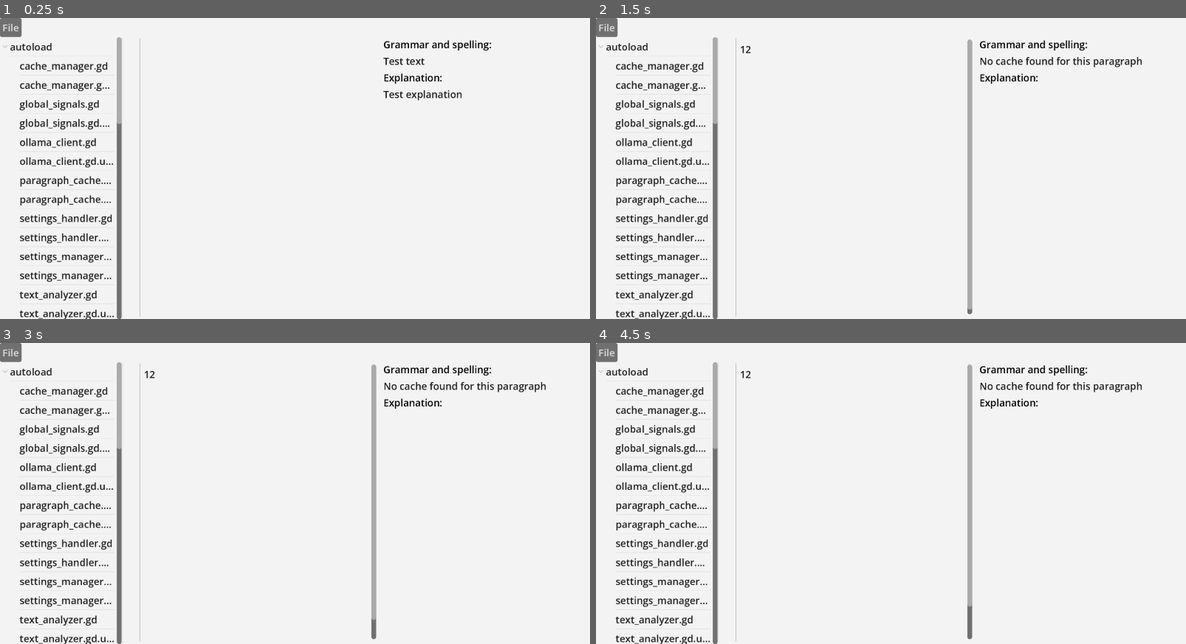
Above: before the commit, frames 1-4 (two rows, left to right).
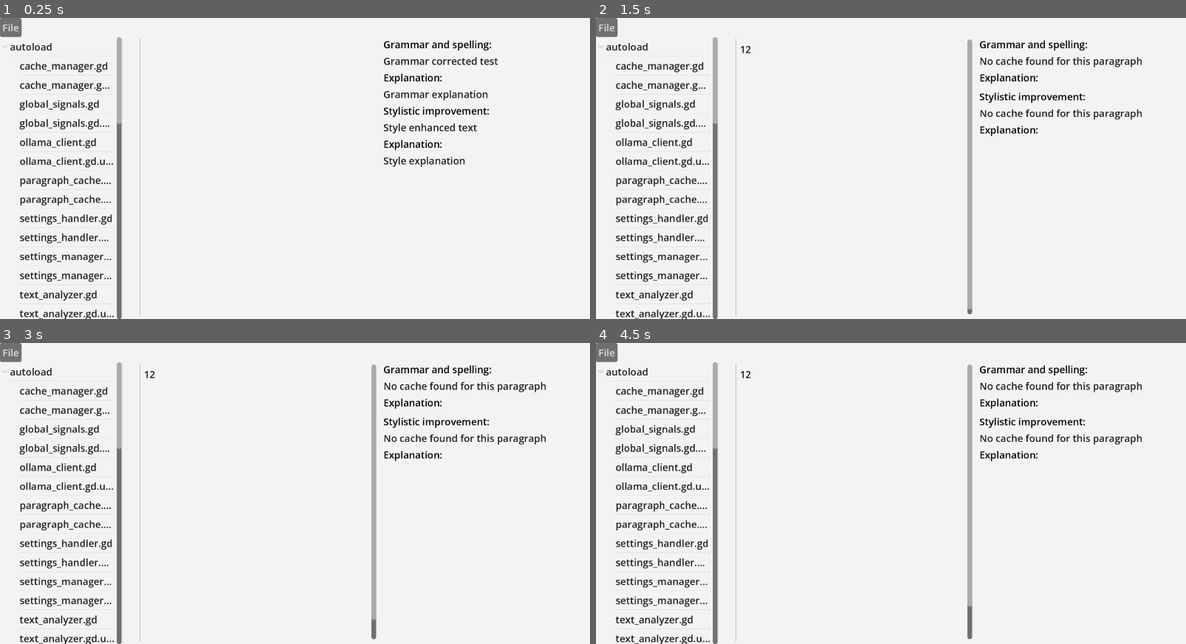
Above: after the commit, the same moments.

Repository: olafjanssen/snorfeld
Game: Godot game, scene res://scenes/editor.tscn
Same seed, same stepped clock (60 frames per second), same inputs: the game is played once before the commit and once after it.
Inputs (mouse positions are in pixels of both pictures, inside the frame that each line leads up to):
- Up to frame 1 (0.25 s): no input
- Up to frame 2 (1.5 s): click (855, 177) at 0.52 s; type "12" at 0.6 s; tap Enter at 1.25 s
- Up to frame 3 (3 s): tap Space at 2 s; tap Enter at 2.75 s
- Up to frame 4 (4.5 s): tap Space at 3.5 s; tap Enter at 4.25 s

The runs differ from the first frame. In frame 1, 1.3% of the frame differs, in the area x 64-85%, y 12-50%; in frame 2, 0.7%; in frame 3, 0.7%; in frame 4, 0.7%.

Commit message:
Add style enhancement suggestions

Diff:
--- a/autoload/paragraph_cache.gd
+++ b/autoload/paragraph_cache.gd
@@ -108,19 +108,29 @@
 
 # Creates a cache file for a paragraph with analysis results
 func _create_cache_file(path: String, paragraph: String) -> bool:
-	# Use TextAnalyzer to get corrections and explanations
-	var analysis_result = await TextAnalyzer.analyze_text(paragraph)
+	# Use TextAnalyzer to get grammar corrections
+	var grammar_result = await TextAnalyzer.analyze_grammar(paragraph)
+	# Use TextAnalyzer to get stylistic improvements
+	var style_result = await TextAnalyzer.analyze_style(paragraph)
 
-	# Write cache file with original, corrected version, and explanation
+	# Write cache file with original, grouped analysis results
 	var file := FileAccess.open(path, FileAccess.WRITE)
 	if file:
 		var data := {
 			"paragraph_hash": _hash_paragraph_md5(paragraph),
 			"source": "",
 			"original_text": paragraph,
-			"corrected_text": analysis_result.get("corrected_text", paragraph),
-			"explanation": analysis_result.get("explanation", ""),
-			"llm_model": analysis_result.get("model", "unknown"),
+			"analyses": {
+				"grammar": {
+					"corrected": grammar_result.get("corrected", paragraph),
+					"explanation": grammar_result.get("explanation", "")
+				},
+				"style": {
+					"enhanced": style_result.get("enhanced", paragraph),
+					"explanation": style_result.get("explanation", "")
+				}
+			},
+			"llm_model": grammar_result.get("model", "unknown"),
 			"cached_at": Time.get_unix_time_from_system()
 		}
 		var json_str := JSON.stringify(data)
--- a/autoload/text_analyzer.gd
+++ b/autoload/text_analyzer.gd
@@ -1,9 +1,9 @@
 extends Node
 # Text analyzer for generating corrections and explanations using LLM
 
-# Analyzes text and returns corrections with explanations
-func analyze_text(paragraph: String) -> Dictionary:
-	print("[TextAnalyzer] Generating LLM response for paragraph...")
+# Analyzes text for grammar/spelling corrections
+func analyze_grammar(paragraph: String) -> Dictionary:
+	print("[TextAnalyzer] Generating grammar LLM response for paragraph...")
 	# Call Ollama to get spelling/grammar corrections with explanations
 	var prompt := """
 You are a helpful writing assistant. Analyze the following text and provide:
@@ -20,31 +20,91 @@
 }
 """ % paragraph
 
-	print("[TextAnalyzer] Sending prompt to Ollama (length: %d chars)" % prompt.length())
+	print("[TextAnalyzer] Sending grammar prompt to Ollama (length: %d chars)" % prompt.length())
 	var options := {"temperature": SettingsManager.get_llm_temperature(), "max_tokens": SettingsManager.get_llm_max_tokens()}
 	var llm_response = await OllamaClient.generate_json(SettingsManager.get_llm_model(), prompt, options)
-	print("[TextAnalyzer] Received Ollama response")
+	print("[TextAnalyzer] Received grammar Ollama response")
 
-	var corrected_text := paragraph
-	var explanation := ""
-	var model := SettingsManager.get_llm_model()
+	var corrected_text: String = paragraph
+	var explanation: String = ""
+	var model: String = SettingsManager.get_llm_model()
 
 	if llm_response.get("parsed_json", null) != null:
 		# The OllamaClient.generate_json already parsed the JSON for us
 		var parsed = llm_response["parsed_json"]
-		print("[TextAnalyzer] Parsed JSON: corrected=%s, explanation=%s" % [parsed.get("corrected", ""), parsed.get("explanation", "")])
+		print("[TextAnalyzer] Parsed grammar JSON type: %s" % typeof(parsed))
 		if parsed is Dictionary:
-			if parsed.has("corrected"):
+			print("[TextAnalyzer] Parsed grammar JSON: corrected=%s, explanation=%s" % [parsed.get("corrected", ""), parsed.get("explanation", "")])
+			if parsed.has("corrected") and parsed["corrected"] is String:
 				corrected_text = parsed["corrected"]
-			if parsed.has("explanation"):
+			if parsed.has("explanation") and parsed["explanation"] is String:
 				explanation = parsed["explanation"]
+		else:
+			print("[TextAnalyzer] WARNING: Grammar LLM returned non-Dictionary JSON: %s" % parsed)
 	else:
-		print("[TextAnalyzer] WARNING: LLM response error or not JSON")
+		print("[TextAnalyzer] WARNING: Grammar LLM response error or not JSON")
 		if llm_response.has("error"):
-			print("[TextAnalyzer] LLM Error: %s" % llm_response["error"])
+			print("[TextAnalyzer] Grammar LLM Error: %s" % llm_response["error"])
 
 	return {
-		"corrected_text": corrected_text,
+		"corrected": corrected_text,
 		"explanation": explanation,
 		"model": model
 	}
+
+
+# Analyzes text for stylistic improvements
+func analyze_style(paragraph: String) -> Dictionary:
+	print("[TextAnalyzer] Generating style LLM response for paragraph...")
+	# Call Ollama to get stylistic improvements with explanations
+	var prompt := """
+You are a helpful writing assistant. Analyze the following text and provide:
+1. An enhanced version with improved style, flow, and readability (keep the original meaning)
+2. A brief explanation of the stylistic improvements made
+
+Text to analyze:
+%s
+
+Respond with a JSON object containing 'enhanced' and 'explanation' fields:
+{
+  "enhanced": "[enhanced text]",
+  "explanation": "[brief explanation of stylistic changes]"
+}
+""" % paragraph
+
+	print("[TextAnalyzer] Sending style prompt to Ollama (length: %d chars)" % prompt.length())
+	var options := {"temperature": SettingsManager.get_llm_temperature(), "max_tokens": SettingsManager.get_llm_max_tokens()}
+	var llm_response = await OllamaClient.generate_json(SettingsManager.get_llm_model(), prompt, options)
+	print("[TextAnalyzer] Received style Ollama response")
+
+	var enhanced_text: String = paragraph
+	var explanation: String = ""
+	var model: String = SettingsManager.get_llm_model()
+
+	if llm_response.get("parsed_json", null) != null:
+		# The OllamaClient.generate_json already parsed the JSON for us
+		var parsed = llm_response["parsed_json"]
+		print("[TextAnalyzer] Parsed style JSON type: %s" % typeof(parsed))
+		if parsed is Dictionary:
+			print("[TextAnalyzer] Parsed style JSON: enhanced=%s, explanation=%s" % [parsed.get("enhanced", ""), parsed.get("explanation", "")])
+			if parsed.has("enhanced") and parsed["enhanced"] is String:
+				enhanced_text = parsed["enhanced"]
+			if parsed.has("explanation") and parsed["explanation"] is String:
+				explanation = parsed["explanation"]
+		else:
+			print("[TextAnalyzer] WARNING: Style LLM returned non-Dictionary JSON: %s" % parsed)
+	else:
+		print("[TextAnalyzer] WARNING: Style LLM response error or not JSON")
+		if llm_response.has("error"):
+			print("[TextAnalyzer] Style LLM Error: %s" % llm_response["error"])
+
+	return {
+		"enhanced": enhanced_text,
+		"explanation": explanation,
+		"model": model
+	}
+
+
+# Backward compatible wrapper - analyzes text for grammar corrections
+func analyze_text(paragraph: String) -> Dictionary:
+	return await analyze_grammar(paragraph)
--- a/scenes/paragraph_check.gd
+++ b/scenes/paragraph_check.gd
@@ -1,7 +1,9 @@
 extends Control
 
-@onready var GrammarText: RichTextLabel = $VBoxContainer/GrammarText
-@onready var Explanation: RichTextLabel = $VBoxContainer/Explanation
+@onready var GrammarText: RichTextLabel = $ScrollContainer/VBoxContainer/GrammarText
+@onready var GrammarExplanation: RichTextLabel = $ScrollContainer/VBoxContainer/GrammarExplanation
+@onready var StyleText: RichTextLabel = $ScrollContainer/VBoxContainer/StyleText
+@onready var StyleExplanation: RichTextLabel = $ScrollContainer/VBoxContainer/StyleExplanation
 
 func _ready():
 	GlobalSignals.paragraph_selected.connect(_on_paragraph_selected)
@@ -10,15 +12,29 @@
 	var cache_data := ParagraphCache.get_paragraph_cache(paragraph_hash, file_path)
 	if cache_data:
 		var original : String = cache_data.get("original_text", "")
-		var corrected : String = cache_data.get("corrected_text", "")
+		var corrected : String = cache_data.get("analyses",{}).get("grammar",{}).get("corrected", "")
 
 		if original != corrected:
 			var diff_utility: DiffUtility = DiffUtility.new()
 			GrammarText.text = diff_utility.calculate_diff(original, corrected)
+		else:
+			GrammarText.text = "No grammar and spelling suggestions."
+			GrammarExplanation.text = ""
+		GrammarExplanation.text = cache_data.get("analyses",{}).get("grammar",{}).get("explanation", "")
+
+		var enhanced : String = cache_data.get("analyses",{}).get("style",{}).get("enhanced", "")
+
+		if original != corrected:
+			var diff_utility: DiffUtility = DiffUtility.new()
+			StyleText.text = diff_utility.calculate_diff(original, enhanced)
 			#print(GrammarText.text)
 		else:
-			GrammarText.text = corrected
-		Explanation.text = cache_data.get("explanation", "")
+			StyleText.text = "No stylistic suggestions."
+			StyleExplanation.text = ""
+		StyleExplanation.text = cache_data.get("analyses",{}).get("style",{}).get("explanation", "")
+
 	else:
 		GrammarText.text = "No cache found for this paragraph"
-		Explanation.text = ""
+		GrammarExplanation.text = ""
+		StyleText.text = "No cache found for this paragraph"
+		StyleExplanation.text = ""
--- a/scenes/paragraph_check.tscn
+++ b/scenes/paragraph_check.tscn
@@ -11,7 +11,7 @@
 grow_vertical = 2
 script = ExtResource("0")
 
-[node name="VBoxContainer" type="VBoxContainer" parent="." unique_id=811769730]
+[node name="ScrollContainer" type="ScrollContainer" parent="." unique_id=1483406397]
 layout_mode = 1
 anchors_preset = 15
 anchor_right = 1.0
@@ -19,21 +19,45 @@
 grow_horizontal = 2
 grow_vertical = 2
 
-[node name="Label" type="Label" parent="VBoxContainer" unique_id=631995457]
+[node name="VBoxContainer" type="VBoxContainer" parent="ScrollContainer" unique_id=811769730]
+layout_mode = 2
+size_flags_horizontal = 3
+size_flags_vertical = 3
+
+[node name="Label" type="Label" parent="ScrollContainer/VBoxContainer" unique_id=631995457]
 layout_mode = 2
 text = "Grammar and spelling:"
 
-[node name="GrammarText" type="RichTextLabel" parent="VBoxContainer" unique_id=2071257063]
+[node name="GrammarText" type="RichTextLabel" parent="ScrollContainer/VBoxContainer" unique_id=2071257063]
 layout_mode = 2
 bbcode_enabled = true
-text = "Test text"
+text = "Grammar corrected test"
 fit_content = true
 
-[node name="Label2" type="Label" parent="VBoxContainer" unique_id=1053352535]
+[node name="Label2" type="Label" parent="ScrollContainer/VBoxContainer" unique_id=1053352535]
 layout_mode = 2
 text = "Explanation:"
 
-[node name="Explanation" type="RichTextLabel" parent="VBoxContainer" unique_id=1415928413]
+[node name="GrammarExplanation" type="RichTextLabel" parent="ScrollContainer/VBoxContainer" unique_id=1415928413]
 layout_mode = 2
-text = "Test explanation"
+text = "Grammar explanation"
 fit_content = true
+
+[node name="Label3" type="Label" parent="ScrollContainer/VBoxContainer" unique_id=1276937670]
+layout_mode = 2
+text = "Stylistic improvement:"
+
+[node name="StyleText" type="RichTextLabel" parent="ScrollContainer/VBoxContainer" unique_id=1612059421]
+layout_mode = 2
+bbcode_enabled = true
+text = "Style enhanced text"
+fit_content = true
+
+[node name="Label4" type="Label" parent="ScrollContainer/VBoxContainer" unique_id=52542134]
+layout_mode = 2
+text = "Explanation:"
+
+[node name="StyleExplanation" type="RichTextLabel" parent="ScrollContainer/VBoxContainer" unique_id=673186146]
+layout_mode = 2
+text = "Style explanation"
+fit_content = true
